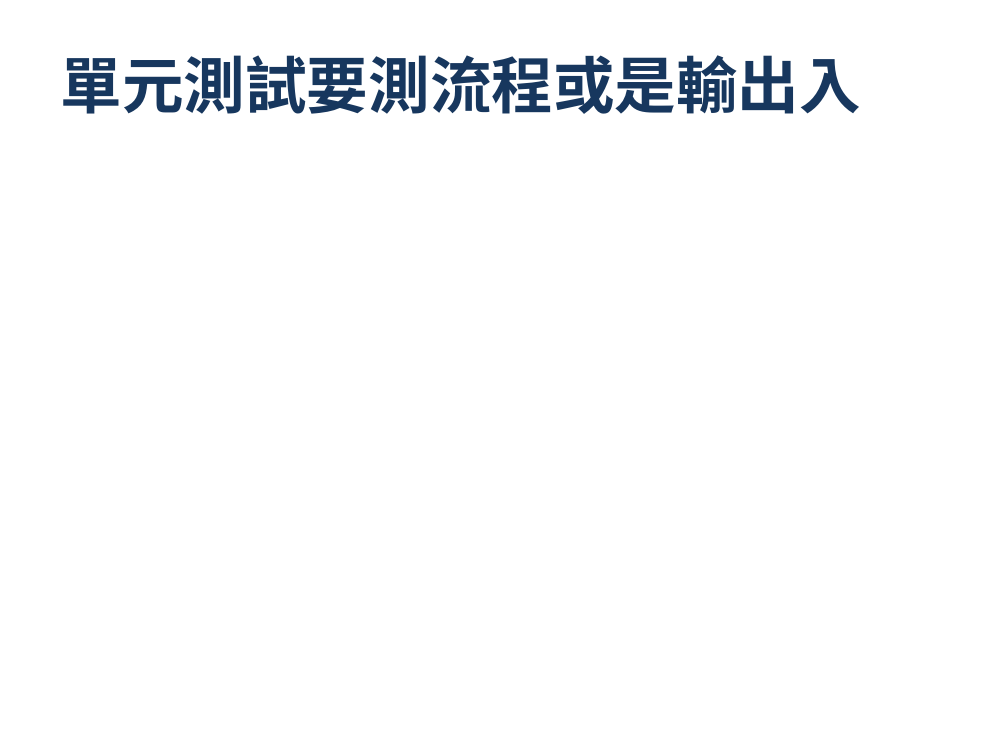
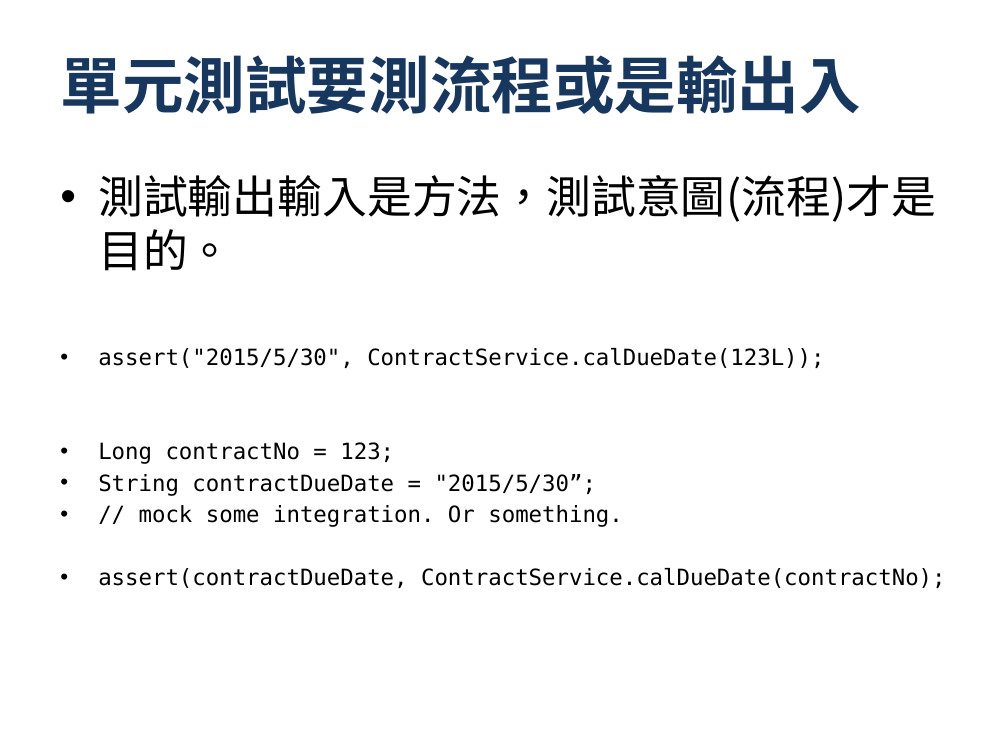
Before and after one commit to progden/hyUnitTestSharing, a slide deck: slide 12 of HYT - UnitTest.pptx (slide 11 before the commit). Drawn at 1008x756 pixels with LibreOffice and Linux fonts; fonts in the diff are those of the drawing; background and template pictures are left out. Boxes give left, top, right and bottom in pixels: in the first picture for what was removed or moved away, otherwise in the second. Text is boxed around its words. In the diff, an @@ line names an element or a change of style, - is before the commit and + after.

```diff
--- a/HYT - UnitTest.pptx
+++ b/HYT - UnitTest.pptx
@@ text added at [98, 175, 946, 588], 16 pt, text #000000 @@
+• 測試輸出輸入是方法，測試意圖(流程)才是目的。
+• assert("2015/5/30", ContractService.calDueDate(123L));
+• Long contractNo = 123;
+• String contractDueDate = "2015/5/30”;
+• // mock some integration. Or something.
+• assert(contractDueDate, ContractService.calDueDate(contractNo);
```
Also in this commit, not shown: 3 other slides changed, 3 slides added.
